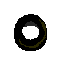
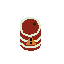
Revision of a layered 64px x 64px image; what changed, layer by layer:
showed "Paint Layer 2", painted on it over [14, 14, 47, 51]
hid "Paint Layer 1" over [14, 14, 47, 51]
